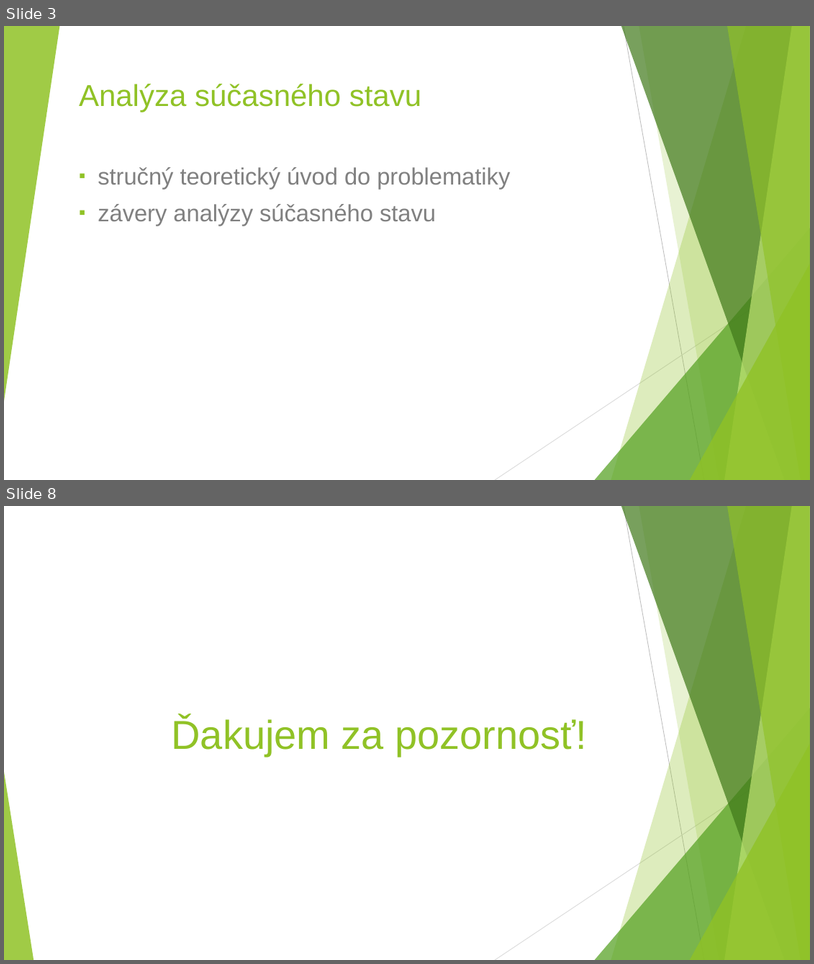
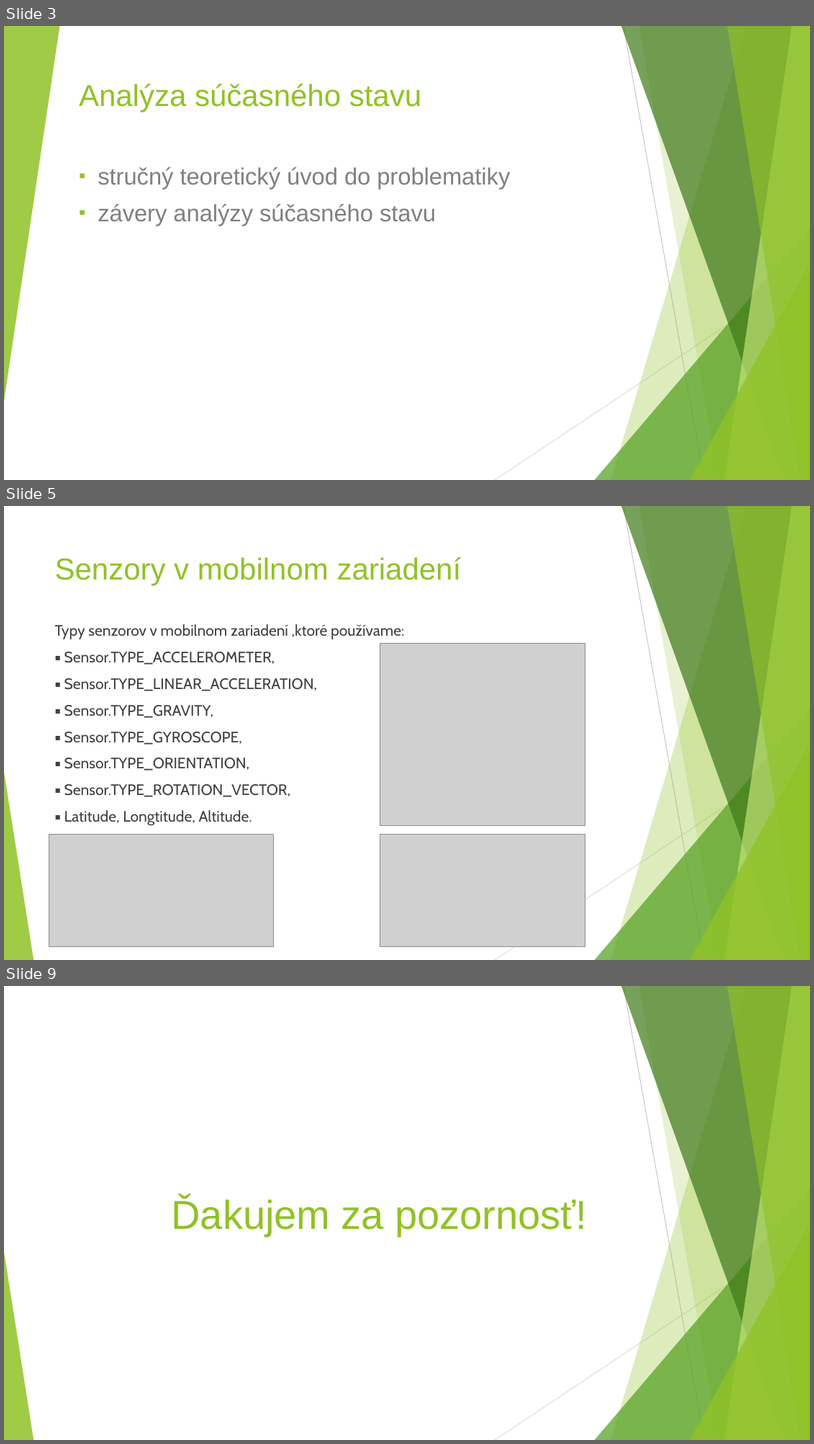
Before and after one commit to gameblaer/zaverecna_praca_bc, a slide deck: Prezentacia_Vrták_Martin.pptx. Shown one above the other, each under a label of ours: slides 3 and 8 before the commit, slides 3, 5 and 9 after it; the slides between them are not shown. The pictures are 814x964 and 814x1444 pixels, drawn with LibreOffice and Linux fonts; fonts in the diff are those of the drawing; grey boxes stand for pictures. Boxes give left, top, right and bottom in pixels: in the first picture for what was removed or moved away, otherwise in the second. Text is boxed around its words. In the diff, an @@ line names an element or a change of style, - is before the commit and + after.

```diff
--- a/Prezentacia_Vrták_Martin.pptx
+++ b/Prezentacia_Vrták_Martin.pptx
@@ slide 5 added at box(4, 506, 810, 960), background #FFFFFF; not listed: 10 template elements that a slide beside it also shows @@
@@ title added at box(55, 557, 462, 585), 36 pt, text #90C226 @@
+Senzory v mobilnom zariadení
@@ text added at box(55, 624, 404, 825), 18 pt, text #404040 @@
+Typy senzorov v mobilnom zariadení ,ktoré používame:
+▪ Sensor.TYPE_ACCELEROMETER,
+▪ Sensor.TYPE_LINEAR_ACCELERATION,
+▪ Sensor.TYPE_GRAVITY,
+▪ Sensor.TYPE_GYROSCOPE,
+▪ Sensor.TYPE_ORIENTATION,
+▪ Sensor.TYPE_ROTATION_VECTOR,
+▪ Latitude, Longtitude, Altitude.
@@ picture added at box(381, 644, 585, 826) @@
@@ picture added at box(49, 834, 274, 947) @@
@@ picture added at box(381, 834, 585, 947) @@
@@ what was slide 8 is now slide 9 @@
```
Also in this commit, not shown: 3 slides changed, 3 other slides added, 2 slides removed.
